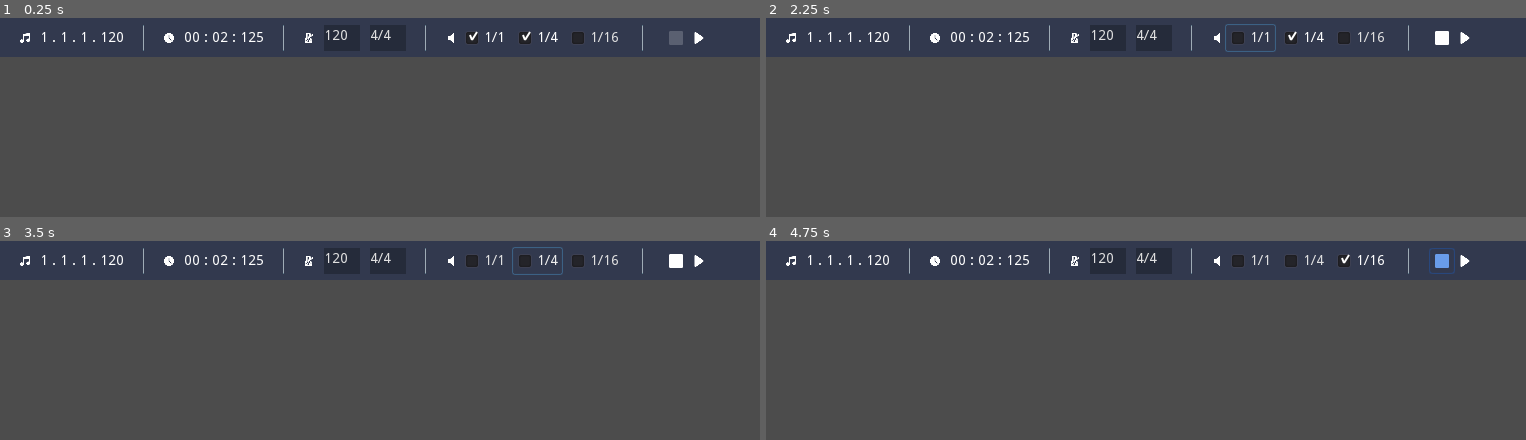
Above: before the commit, frames 1-4 (two rows, left to right).
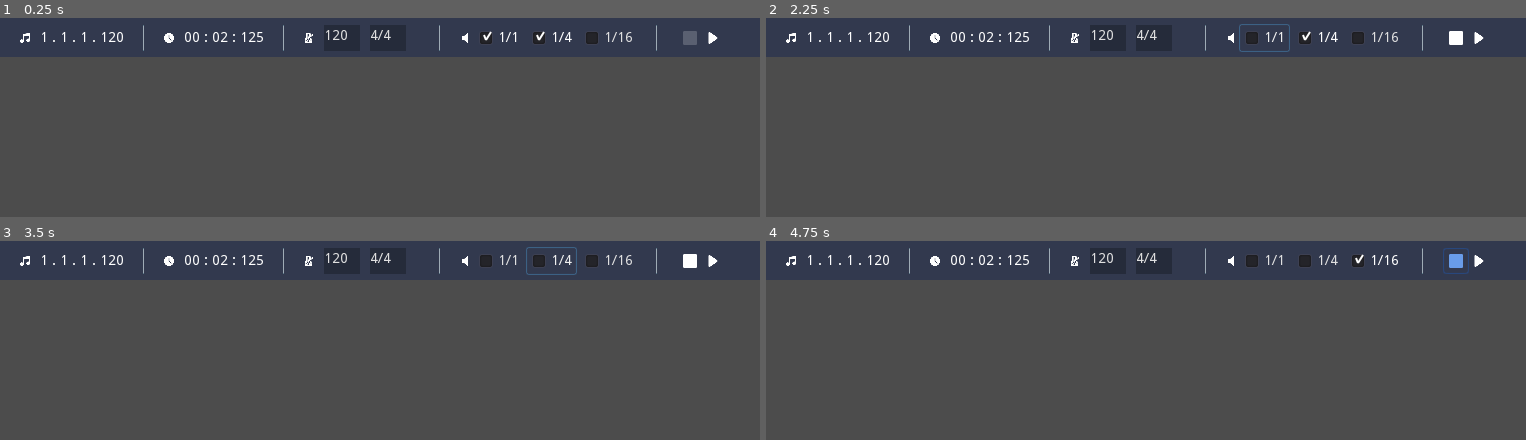
Above: after the commit, the same moments.

Repository: rezgi/Platform-Music
Game: Godot game, scene res://Metronome/Metronome_UI.tscn
Two runs of this game, one before a commit and one after it. Both use one fixed random seed, a clock stepped at 60 frames per second and the inputs below. Before the commit the project has no main scene; this scene is started directly in both runs.
Inputs (mouse positions are in pixels of both pictures, inside the frame that each line leads up to; where the layout moved, square brackets give the same spot in the first picture):
- Up to frame 1 (0.25 s): no input
- Up to frame 2 (2.25 s): click (1480, 37) [1465, 37] at 0.5 s; click (1480, 37) [1465, 37] at 1.25 s; click "1/1" at 2 s
- Up to frame 3 (3.5 s): click "1/4" at 2.75 s
- Up to frame 4 (4.75 s): click "1/16" at 3.5 s; click (1457, 260) [1442, 260] at 4.25 s

The runs differ from the first frame. In frame 1, 1.2% of the frame differs, in the area x 55-95%, y 3-17%; in frame 2, 1.3%; in frame 3, 1.3%; in frame 4, 1.3%.

Commit message:
Implemented UDF architecture
- used scripts from Godot Redux
- debugged them to work in Godot 3.2
- refactored syntax
- experimented for general use
- applied it to metronome signals
- lambda functions really needed

Diff:
--- /dev/null
+++ b/Globals/UDF/action.gd
@@ -0,0 +1,25 @@
+extends Node
+
+#func game_set_start_time(time: int) -> Dictionary:
+#	return {
+#		type = "GAME_SET_START_TIME",
+#		time = time
+#	}
+#
+#func player_set_name(name: String) -> Dictionary:
+#	return {
+#		type = "PLAYER_SET_NAME",
+#		name = name
+#	}
+#
+#func player_set_health(health: int) -> Dictionary:
+#	return {
+#		type = "PLAYER_SET_HEALTH",
+#		health = health
+#	}
+
+func metronome_check_input(status: bool) -> Dictionary:
+	return {
+		type = "INPUT_ERROR",
+		status = status
+	}
--- /dev/null
+++ b/Globals/UDF/data.gd
@@ -0,0 +1,52 @@
+extends Node
+
+var _state = {}
+var _reducers = {}
+
+signal state_changed(name, state)
+
+func create(reducers: Array, callbacks: Array = []) -> void:
+	for reducer in reducers:
+		var name = reducer['name']
+		if not _state.has(name):
+			_state[name] = {}
+		if not _reducers.has(name):
+			_reducers[name] = funcref(reducer['instance'], name)
+			var initial_state = _reducers[name].call_func(
+				_state[name],
+				{'type': null}
+			)
+			_state[name] = initial_state
+
+	if callbacks != []:
+		for callback in callbacks:
+			subscribe(callback['instance'], callback['name'])
+
+func subscribe(target: Object, method: String) -> void:
+# warning-ignore:return_value_discarded
+	connect('state_changed', target, method)
+
+func unsubscribe(target: Object, method: String) -> void:
+	disconnect('state_changed', target, method)
+
+func send(action: Dictionary) -> void:
+	for name in _reducers.keys():
+		var state = _state[name]
+		var next_state = _reducers[name].call_func(state, action)
+		if next_state == null:
+			_state.erase(name)
+			emit_signal('state_changed', name, null)
+		elif state != next_state:
+			_state[name] = next_state
+			emit_signal('state_changed', name, next_state)
+
+func get_data() -> Dictionary:
+	return _state
+
+func shallow_copy(dict) -> Dictionary:
+	return shallow_merge(dict, {})
+
+func shallow_merge(src_dict, dest_dict) -> Dictionary:
+	for i in src_dict.keys():
+		dest_dict[i] = src_dict[i]
+	return dest_dict
--- /dev/null
+++ b/Globals/UDF/main.gd
@@ -0,0 +1,17 @@
+extends Node
+
+func _ready() -> void:
+	data.create([
+		{'name': 'game', 'instance': reducers},
+		{'name': 'player', 'instance': reducers},
+		{'name': 'metronome', 'instance': reducers}
+	], [
+		{'name': '_on_data_changed', 'instance': self}
+	])
+
+#	data.send(action.game_set_start_time(OS.get_unix_time()))
+#	data.send(action.player_set_name('Amine'))
+#	data.send(action.player_set_health(100))
+
+func _on_data_changed(_name : String, _state: Dictionary) -> void:
+	print("%s : %s" % [_name, _state])
--- /dev/null
+++ b/Globals/UDF/reducers.gd
@@ -0,0 +1,33 @@
+extends Node
+
+# Utility functions
+
+func type(type: String, action: Dictionary) -> bool:
+	return true if action.type == type else false
+
+func new_state(name: String, action: Dictionary, state: Dictionary, new_name: String = "") -> Dictionary:
+	var next_state := data.shallow_copy(state)
+	if new_name: next_state[new_name] = action[name]
+	else: next_state[name] = action[name]
+	return next_state
+
+# Metronome reducers
+
+func metronome(state: Dictionary, action: Dictionary) -> Dictionary:
+	if type("INPUT_ERROR", action): return new_state("status", action, state)
+
+	return state
+
+
+## Demo functions
+
+func game(state: Dictionary, action: Dictionary) -> Dictionary:
+	if type("GAME_SET_START_TIME", action): return new_state("time", action, state, "start_time")
+
+	return state
+
+func player(state: Dictionary, action: Dictionary) -> Dictionary:
+	if type("PLAYER_SET_NAME", action): return new_state("name", action, state)
+	if type("PLAYER_SET_HEALTH", action): return new_state("health", action, state)
+
+	return state
--- /dev/null
+++ b/Main.tscn
@@ -0,0 +1,9 @@
+[gd_scene load_steps=3 format=2]
+
+[ext_resource path="res://Globals/UDF/main.gd" type="Script" id=1]
+[ext_resource path="res://Metronome/Metronome_UI.tscn" type="PackedScene" id=2]
+
+[node name="Main" type="Node2D"]
+script = ExtResource( 1 )
+
+[node name="Metronome_UI" parent="." instance=ExtResource( 2 )]
--- a/Metronome/Metronome_UI.tscn
+++ b/Metronome/Metronome_UI.tscn
@@ -111,8 +111,9 @@
 
 [node name="ContainerSignature" type="HBoxContainer" parent="Main"]
 margin_left = 284.0
-margin_right = 386.0
-margin_bottom = 26.0
+margin_right = 400.0
+margin_bottom = 26.0
+rect_min_size = Vector2( 116, 0 )
 custom_constants/separation = 10
 
 [node name="IconSignature" type="TextureRect" parent="Main/ContainerSignature"]
@@ -154,21 +155,21 @@
 visible = false
 margin_left = 112.0
 margin_right = 126.0
-margin_bottom = 24.0
+margin_bottom = 26.0
 rect_min_size = Vector2( 14, 14 )
 texture = ExtResource( 12 )
 expand = true
 stretch_mode = 6
 
 [node name="sep_03" type="VSeparator" parent="Main"]
-margin_left = 396.0
-margin_right = 416.0
+margin_left = 410.0
+margin_right = 430.0
 margin_bottom = 26.0
 custom_constants/separation = 20
 
 [node name="ContainerSound" type="HBoxContainer" parent="Main"]
-margin_left = 426.0
-margin_right = 603.0
+margin_left = 440.0
+margin_right = 617.0
 margin_bottom = 26.0
 __meta__ = {
 "_edit_use_anchors_": false
@@ -213,14 +214,14 @@
 }
 
 [node name="sep_04" type="VSeparator" parent="Main"]
-margin_left = 613.0
-margin_right = 633.0
+margin_left = 627.0
+margin_right = 647.0
 margin_bottom = 26.0
 custom_constants/separation = 20
 
 [node name="ContainerControls" type="HBoxContainer" parent="Main"]
-margin_left = 643.0
-margin_right = 685.0
+margin_left = 657.0
+margin_right = 699.0
 margin_bottom = 26.0
 
 [node name="ButtonStop" type="Button" parent="Main/ContainerControls"]
--- a/Metronome/Scripts/metronome_signals.gd
+++ b/Metronome/Scripts/metronome_signals.gd
@@ -7,7 +7,7 @@
 # button status logic still messy
 # button bug when input error and put back correct values
 # Where do (Apostrophe) in play and () in stop hints come from ?
-# 'Enter' shortcut in inputs should confirm data and focus out
+# 'Enter' shortcut in inputs should confirm data and focus out, check shortcuts node option
 # keyboard shortcuts (Play / Stop) don't work correctly
 
 onready var i := preload("res://Metronome/Scripts/metronome_inputs.gd").new()
@@ -35,6 +35,7 @@
 	i.warning_message(bpm, input_bpm, icon_warning, warning_bpm)
 
 	if not bpm:
+		data.send(action.metronome_check_input(false))
 		input_is_ok = false
 		i.disable_play(btn_play, btn_stop, warning_play)
 	else:
--- a/project.godot
+++ b/project.godot
@@ -16,7 +16,14 @@
 [application]
 
 config/name="13 - Musilogy"
+run/main_scene="res://Main.tscn"
 config/icon="res://icon.png"
+
+[autoload]
+
+data="*res://Globals/UDF/data.gd"
+action="*res://Globals/UDF/action.gd"
+reducers="*res://Globals/UDF/reducers.gd"
 
 [debug]
 
Not shown, added: Globals/UDF/README_Redux.md
Not shown, changed: TODO.md
